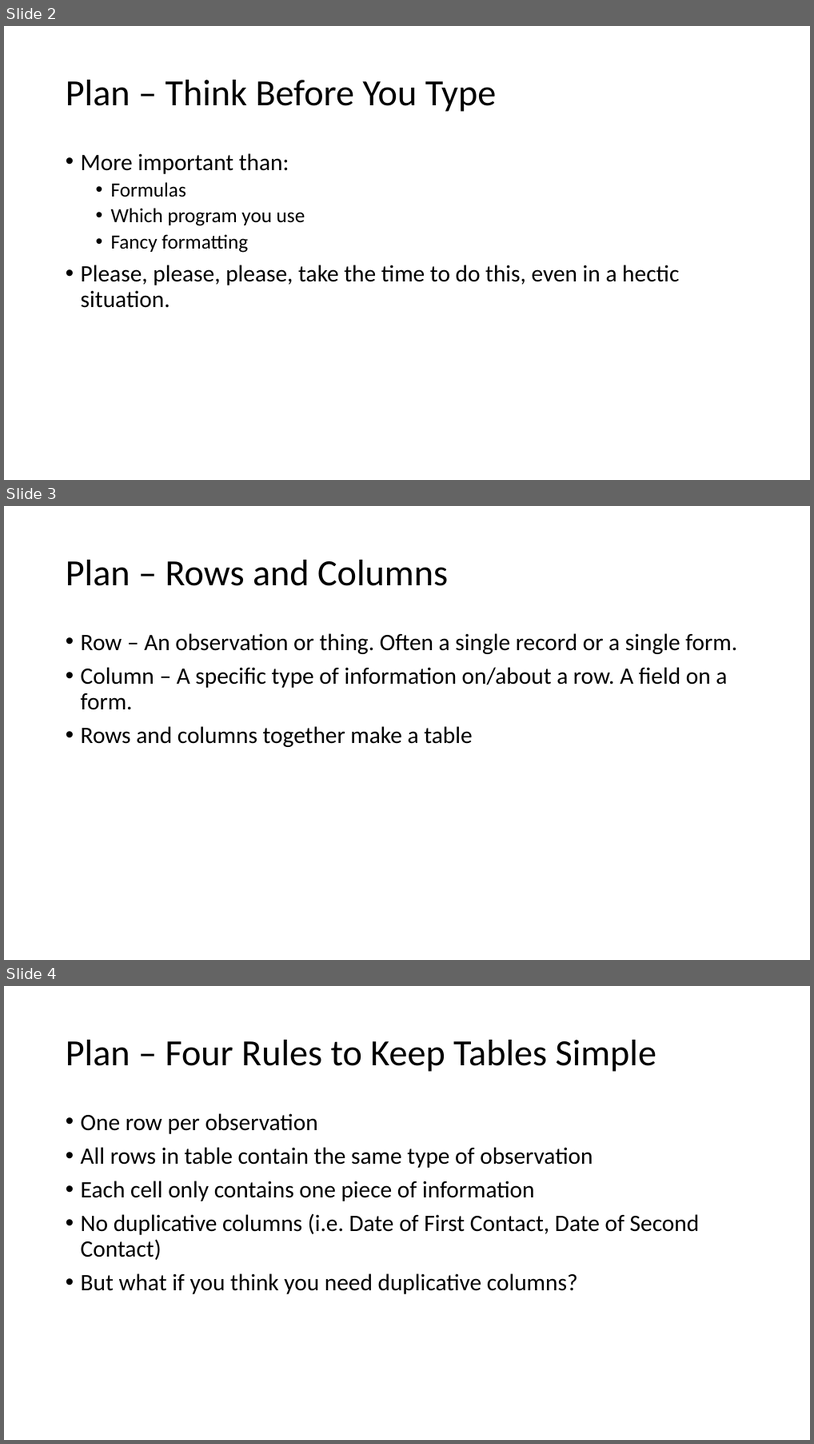
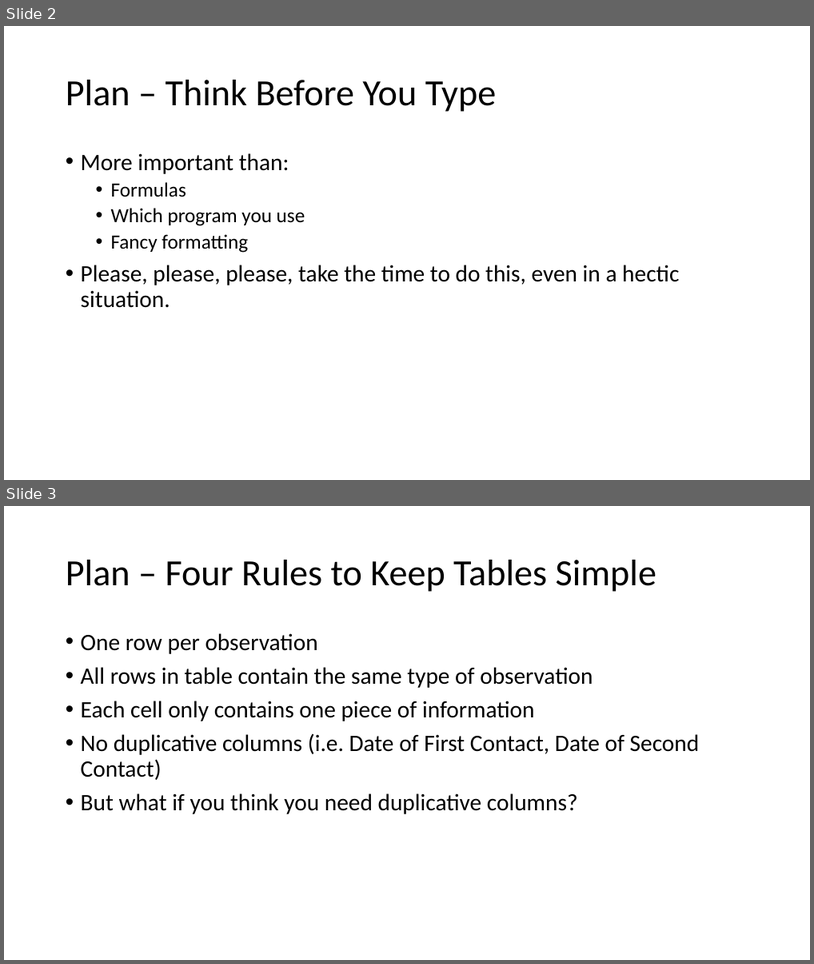
Before and after one commit to Robmattles/Python-For-Data-Analysis, a slide deck: Lecture Materials/Basic Rules for Clean Data.pptx. Shown one above the other, each under a label of ours: slides 2, 3 and 4 before the commit, slides 2 and 3 after it. The pictures are 814x1444 and 814x964 pixels, drawn with LibreOffice and Linux fonts; fonts in the diff are those of the drawing. Boxes give left, top, right and bottom in pixels: in the first picture for what was removed or moved away, otherwise in the second. Text is boxed around its words. In the diff, an @@ line names an element or a change of style, - is before the commit and + after.

```diff
--- a/Lecture Materials/Basic Rules for Clean Data.pptx
+++ b/Lecture Materials/Basic Rules for Clean Data.pptx
@@ slide 3 removed at box(4, 506, 810, 960), background #FFFFFF @@
@@ title removed at box(66, 560, 448, 586) @@
-Plan – Rows and Columns
@@ text removed at box(81, 633, 738, 747) @@
-• Row – An observation or thing. Often a single record or a single form.
-• Column – A specific type of information on/about a row. A field on a form.
-• Rows and columns together make a table
@@ what was slide 4 is now slide 3 @@
```
Also in this commit, not shown: 1 slide changed, 5 other files.
